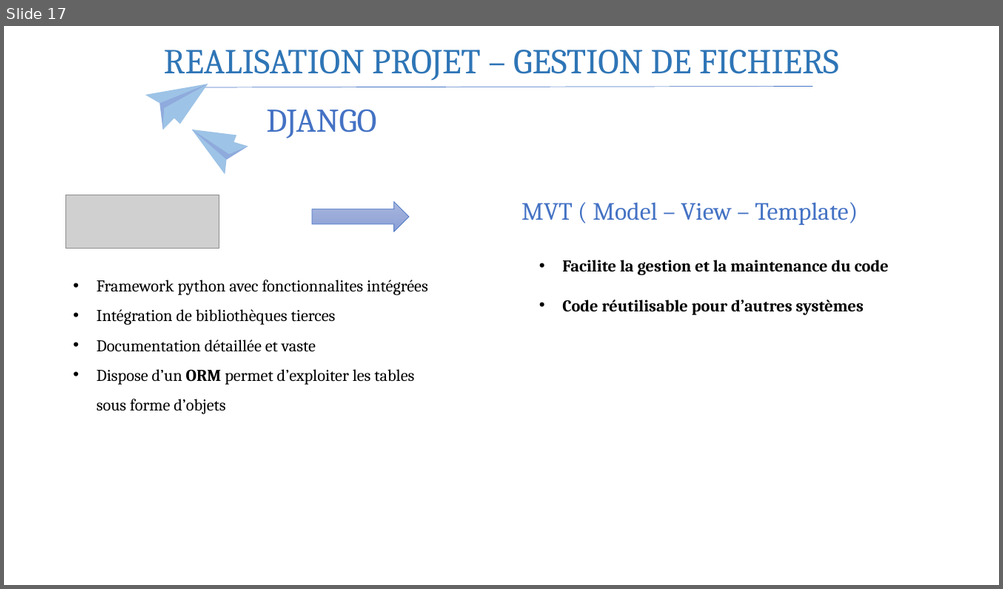
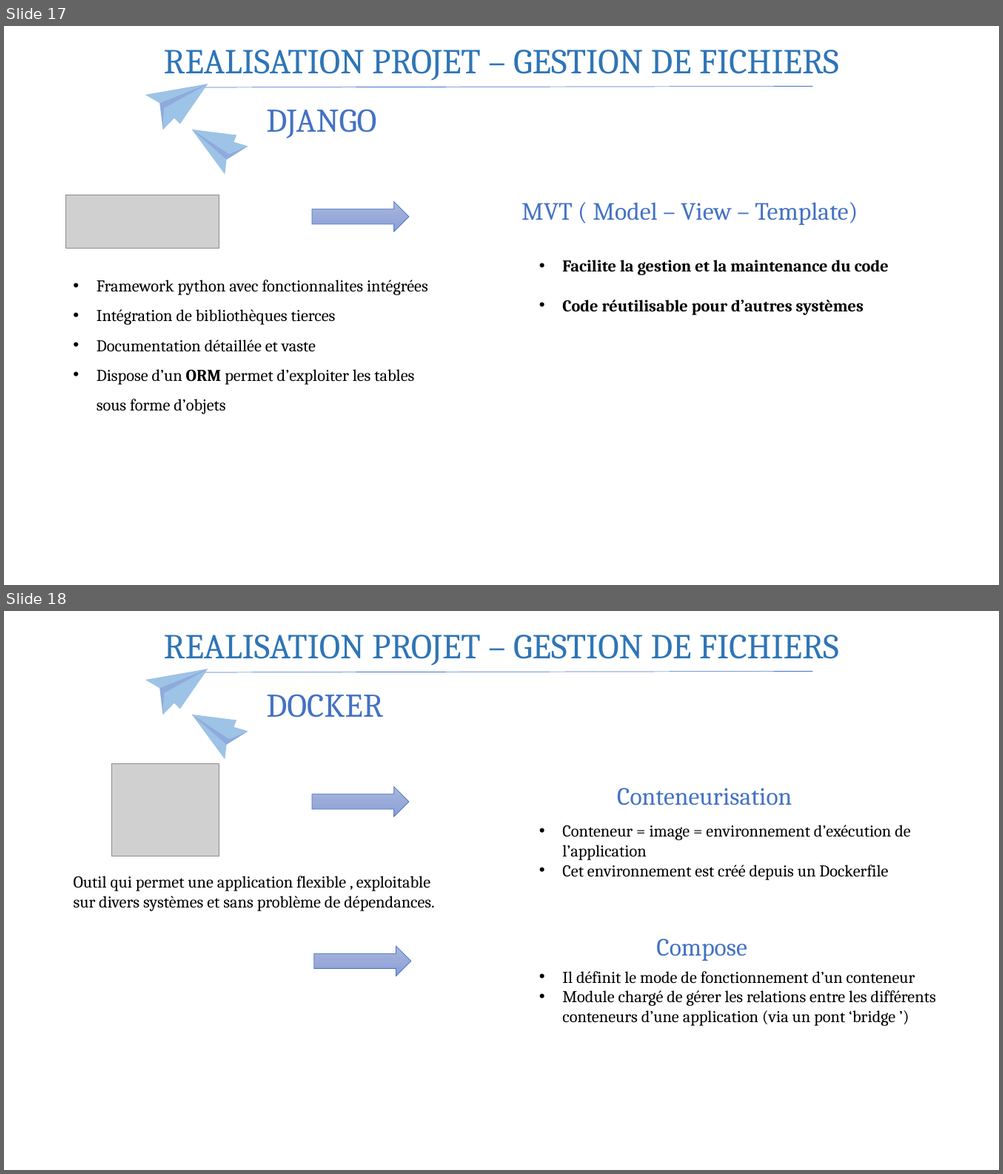
Before and after one commit to Claude127/stageX2, a slide deck: Presentation1.pptx. Shown one above the other, each under a label of ours: slide 17 before the commit, slides 17 and 18 after it. The pictures are 1003x589 and 1003x1174 pixels, drawn with LibreOffice and Linux fonts; fonts in the diff are those of the drawing; grey boxes stand for pictures. Boxes give left, top, right and bottom in pixels: in the first picture for what was removed or moved away, otherwise in the second. Text is boxed around its words. In the diff, an @@ line names an element or a change of style, - is before the commit and + after.

```diff
--- a/Presentation1.pptx
+++ b/Presentation1.pptx
@@ slide 18 added at <box>4,611,999,1170</box>, background #FFFFFF @@
@@ text added at <box>164,635,839,665</box>, 33.8 pt, text #2E75B6 @@
+REALISATION PROJET – GESTION DE FICHIERS
@@ freeform shape added at <box>145,669,208,715</box>, fill #9DC3E6 @@
@@ freeform shape added at <box>160,669,208,714</box>, fill #8FAADC @@
@@ line added from (200, 672) to (813, 672), #4472C4 0.5 pt @@
@@ freeform shape added at <box>163,693,174,715</box>, fill #9DC3E6 @@
@@ freeform shape added at <box>192,695,254,763</box>, fill #9DC3E6 @@
@@ freeform shape added at <box>192,697,249,753</box>, fill #8FAADC @@
@@ text added at <box>266,694,383,718</box>, 32 pt, text #4472C4 @@
+DOCKER
@@ freeform shape added at <box>225,723,247,741</box>, fill #9DC3E6 @@
@@ picture added at <box>111,764,219,857</box> @@
@@ right arrow added at <box>312,787,409,817</box>, fill gradient #A8B7DF to #9AABD9 to #889ED7, outline #4472C4 0.5 pt @@
@@ text added at <box>617,788,791,806</box>, 24 pt, text #4472C4 @@
+Conteneurisation
@@ text added at <box>562,825,910,880</box>, 16 pt, text #000000 @@
+• Conteneur = image = environnement d’exécution de l’application
+• Cet environnement est créé depuis un Dockerfile
@@ text added at <box>74,876,434,911</box>, 16 pt, text #000000 @@
+Outil qui permet une application flexible , exploitable sur divers systèmes et sans problème de dépendances.
@@ text added at <box>656,939,747,961</box>, 24 pt, text #4472C4 @@
+Compose
@@ right arrow added at <box>313,946,410,976</box>, fill gradient #A8B7DF to #9AABD9 to #889ED7, outline #4472C4 0.5 pt @@
@@ text added at <box>562,971,936,1026</box>, 16 pt, text #000000 @@
+• Il définit le mode de fonctionnement d’un conteneur
+• Module chargé de gérer les relations entre les différents conteneurs d’une application (via un pont ‘bridge ’)
```
Also in this commit, not shown: 6 slides changed, 1 other file.
